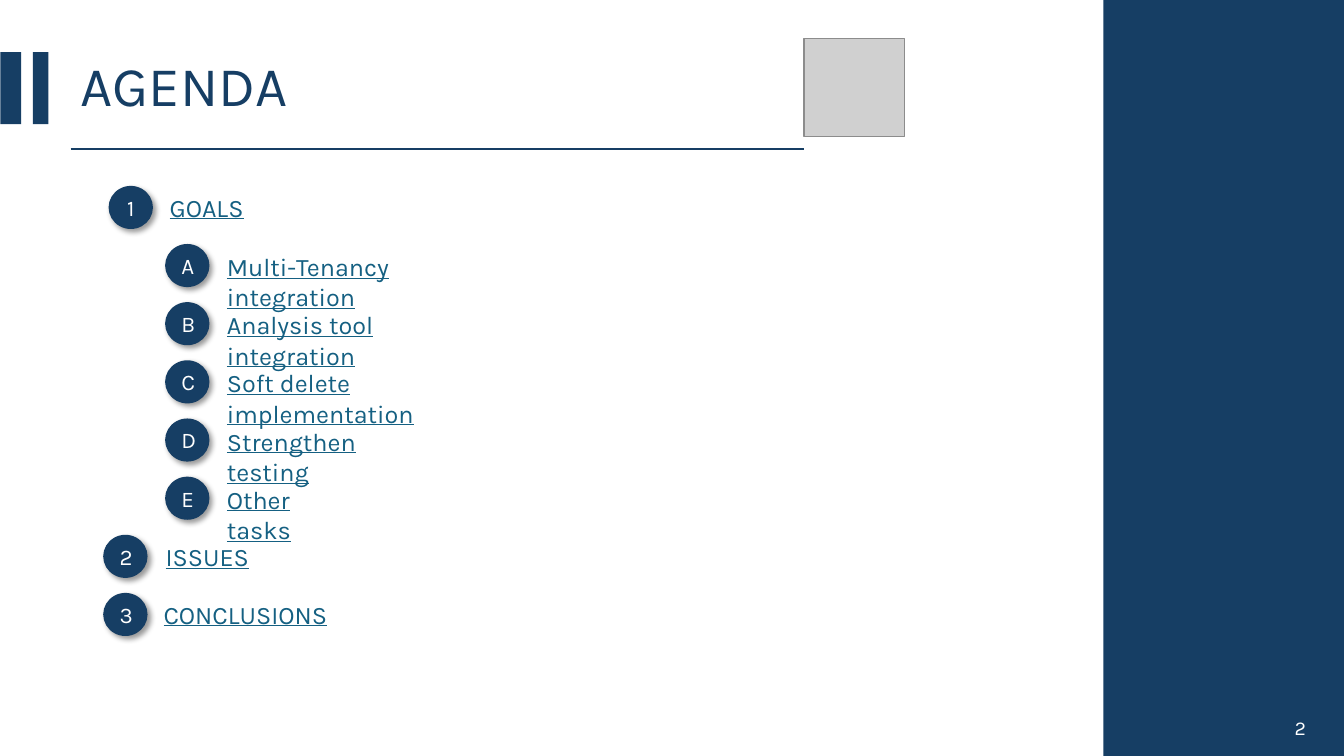
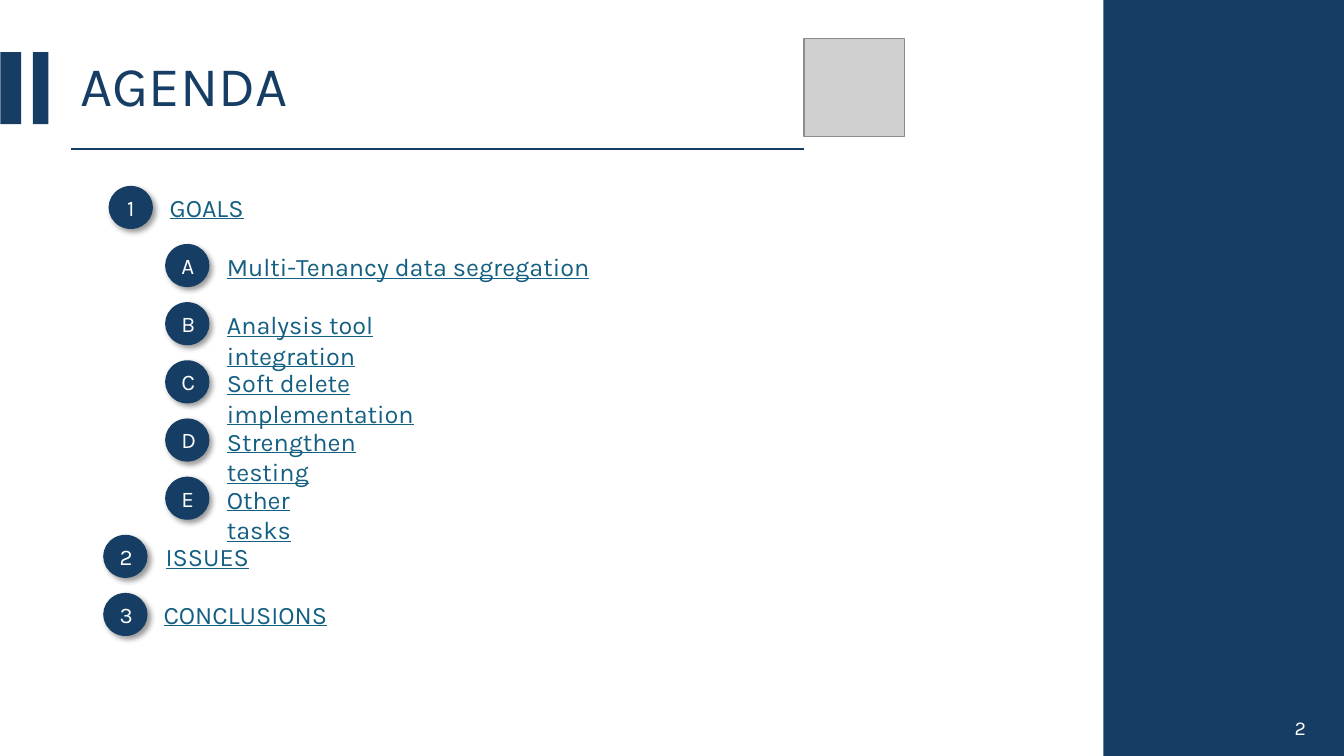
Before and after one commit to CSW-Teams/MS3-docs, a slide deck: slide 2 of ShiftsHappen/Sprint 3/CSW Sprint 3.pptx. Drawn at 1344x756 pixels with LibreOffice and Linux fonts; fonts in the diff are those of the drawing; grey boxes stand for pictures. Boxes give left, top, right and bottom in pixels: in the first picture for what was removed or moved away, otherwise in the second. Text is boxed around its words. In the diff, an @@ line names an element or a change of style, - is before the commit and + after.

Commit message:
Updated Agenda and Goals

```diff
--- a/ShiftsHappen/Sprint 3/CSW Sprint 3.pptx
+++ b/ShiftsHappen/Sprint 3/CSW Sprint 3.pptx
@@ text at [227, 258, 589, 282]: text changed @@
-Multi-Tenancy integration
+Multi-Tenancy data segregation
```
Also in this commit, not shown: 2 other slides changed.
